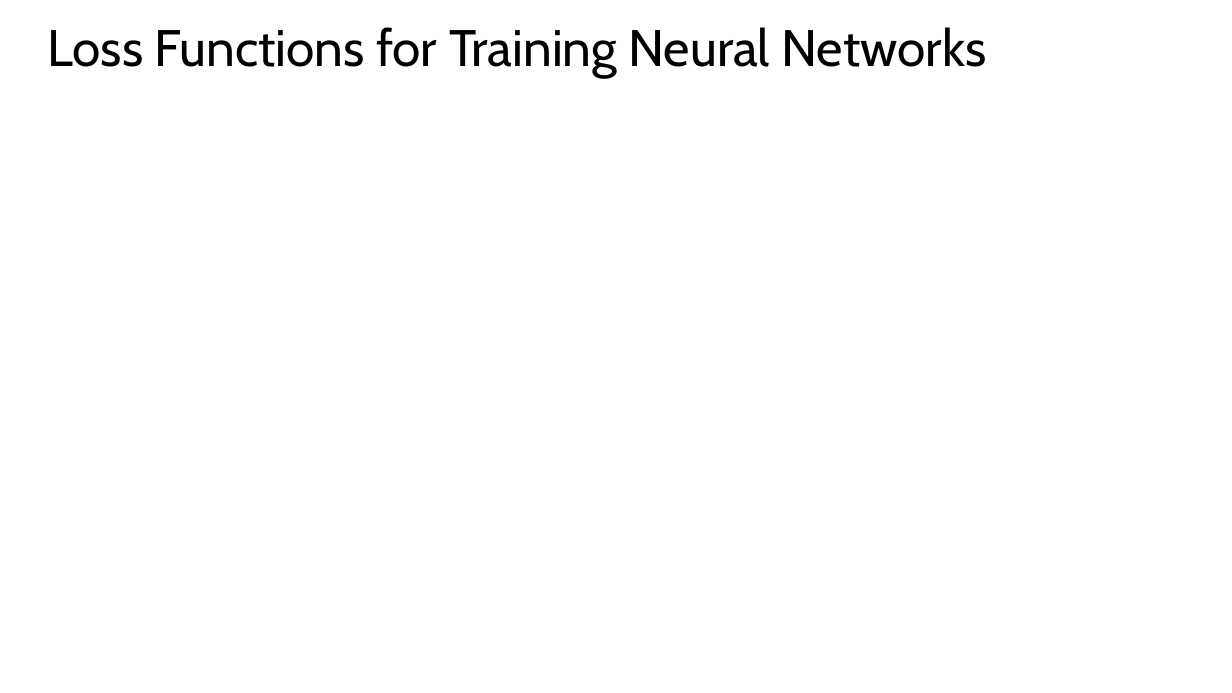
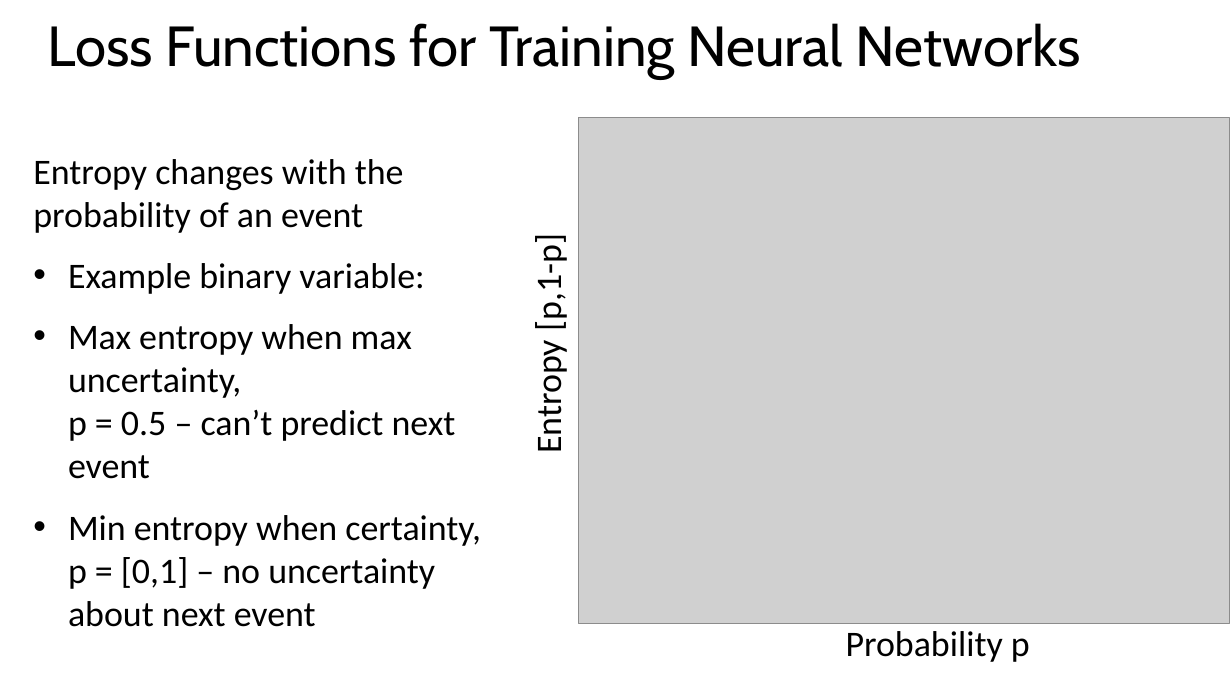
Before and after one commit to StephenElston/CSCI-E25, a slide deck: slide 29 of Slides/5_BuildingBlocksOfDeepLearning.pptx. Drawn at 1232x693 pixels with LibreOffice and Linux fonts; fonts in the diff are those of the drawing; grey boxes stand for pictures. Boxes give left, top, right and bottom in pixels: in the first picture for what was removed or moved away, otherwise in the second. Text is boxed around its words. In the diff, an @@ line names an element or a change of style, - is before the commit and + after.

Commit message:
Updates to slides, added entropy slide, and fixed annimations

```diff
--- a/Slides/5_BuildingBlocksOfDeepLearning.pptx
+++ b/Slides/5_BuildingBlocksOfDeepLearning.pptx
@@ title "Loss Functions for Training Neural ..." at [48, 23, 1081, 79]: size 40 to 44 pt @@
@@ picture added at [579, 117, 1229, 623] @@
@@ text added at [33, 159, 481, 627], 28 pt, text #000000 @@
+Entropy changes with the probability of an event
+• Example binary variable:
+• Max entropy when max uncertainty,
+  p = 0.5 – can’t predict next event
+• Min entropy when certainty, p = [0,1] – no uncertainty about next event
@@ text added at [527, 245, 571, 451], 28 pt, text #000000 @@
+Entropy [p,1-p]
@@ text added at [846, 631, 1030, 662], 28 pt, text #000000 @@
+Probability p
```
Also in this commit, not shown: 4 other slides changed, 1 slide removed.
